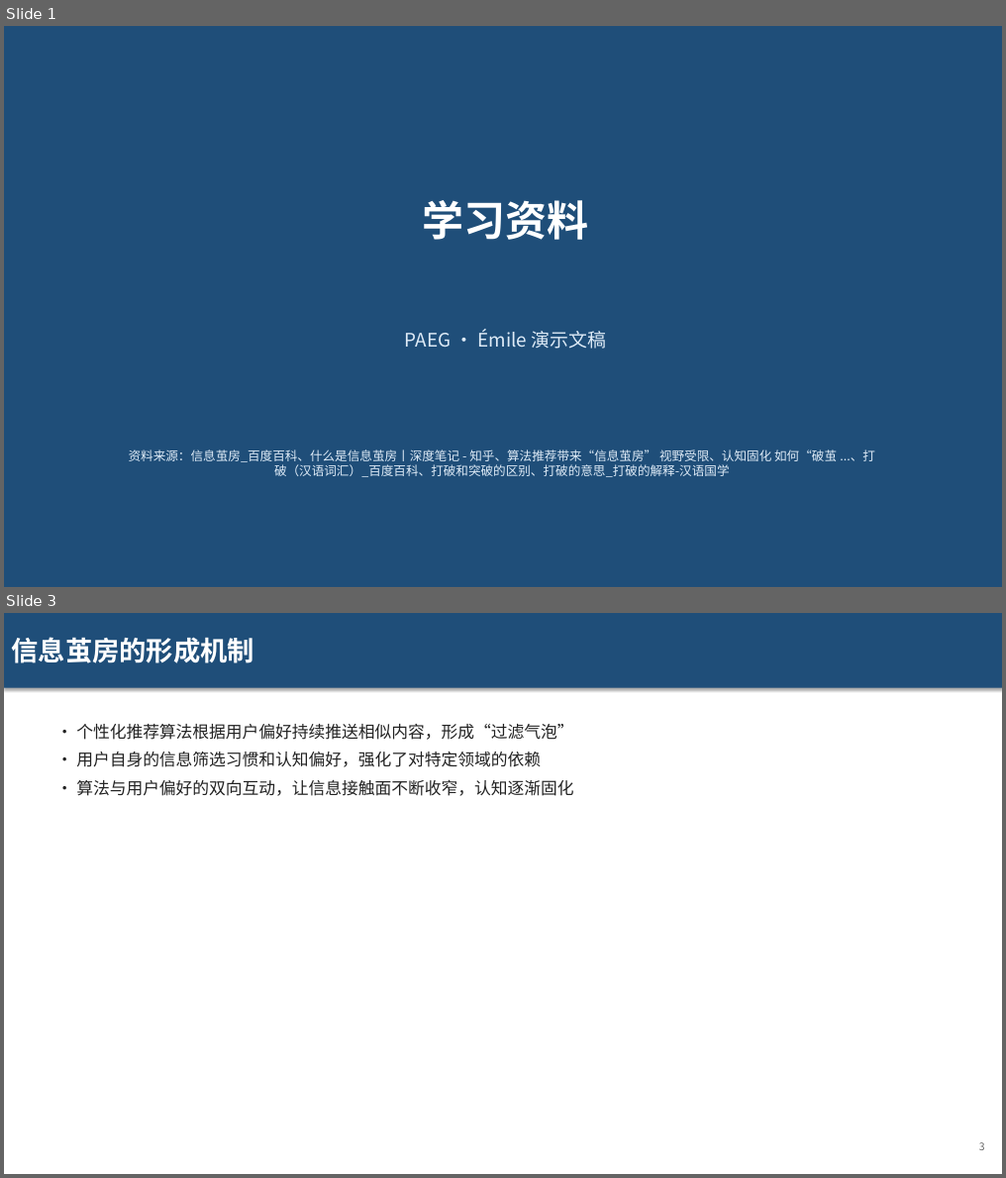
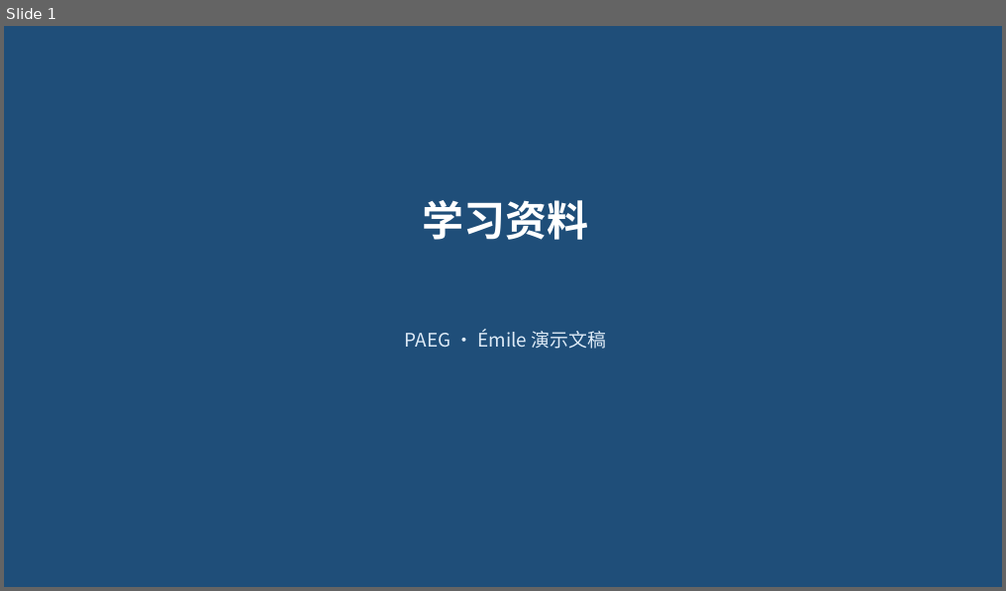
Before and after one commit to Golden2002/PAEG, a slide deck: 05_实现原型/downloads/ppt/学习资料_1786144615.pptx. Shown one above the other, each under a label of ours: slides 1 and 3 before the commit, slide 1 after it; the slides between them are not shown. The pictures are 1006x1178 and 1006x591 pixels, drawn with LibreOffice and Linux fonts; fonts in the diff are those of the drawing. Boxes give left, top, right and bottom in pixels: in the first picture for what was removed or moved away, otherwise in the second. Text is boxed around its words. In the diff, an @@ line names an element or a change of style, - is before the commit and + after.

```diff
--- a/05_实现原型/downloads/ppt/学习资料_1786144615.pptx
+++ b/05_实现原型/downloads/ppt/学习资料_1786144615.pptx
@@ slide 3 removed at [4,613,1002,1174], background #FFFFFF @@
@@ rectangle removed at [4,613,1002,688] @@
-信息茧房的形成机制
@@ text removed at [76,724,573,796] @@
-• 个性化推荐算法根据用户偏好持续推送相似内容，形成“过滤气泡”
-• 用户自身的信息筛选习惯和认知偏好，强化了对特定领域的依赖
-• 算法与用户偏好的双向互动，让信息接触面不断收窄，认知逐渐固化
@@ text removed at [979,1143,985,1151] @@
-3
@@ slide 1 changed as well @@
@@ text removed at [129,450,875,477] @@
-资料来源：信息茧房_百度百科、什么是信息茧房丨深度笔记 - 知乎、算法推荐带来“信息茧房” 视野受限、认知固化 如何“破茧 ...、打破（汉语词汇）_百度百科、打破和突破的区别、打破的意思_打破的解释-汉语国学
```
Also in this commit, not shown: 1 slide added, 4 other slides removed, 21 other files.
